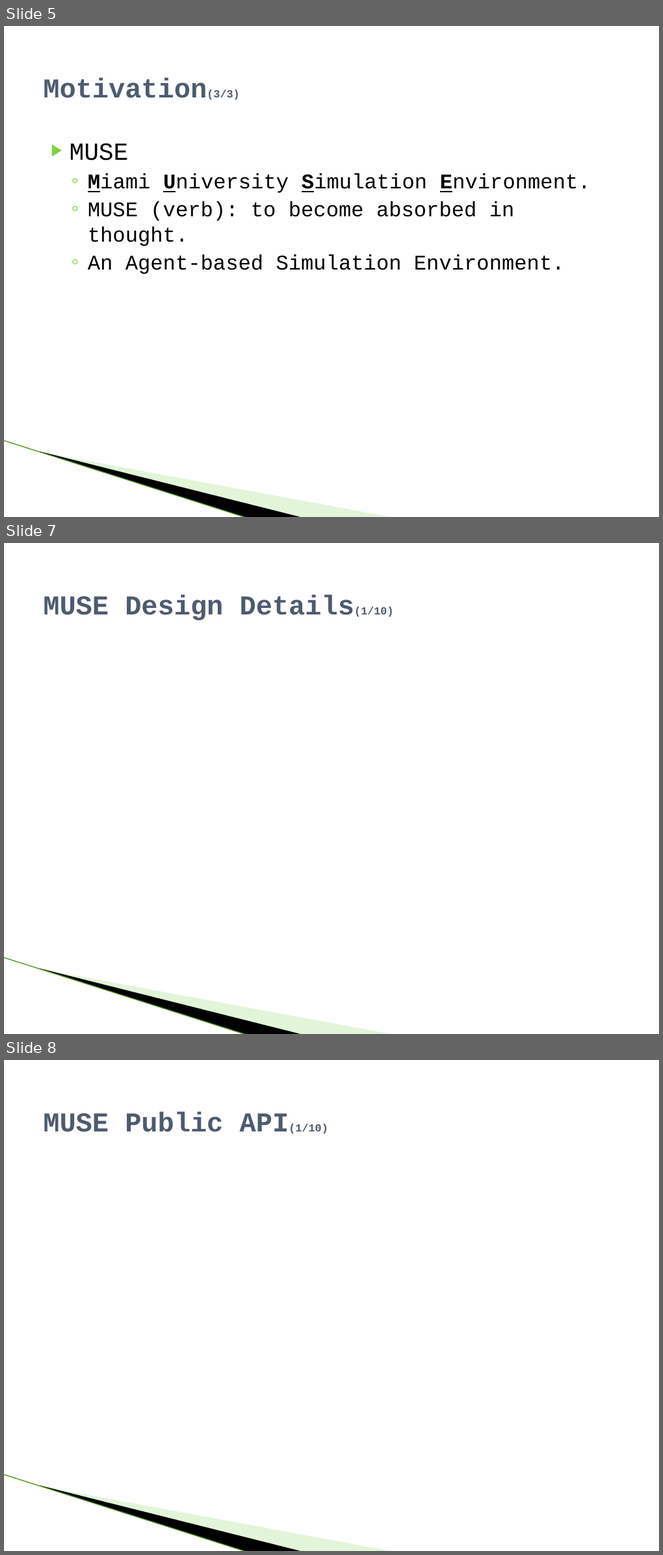
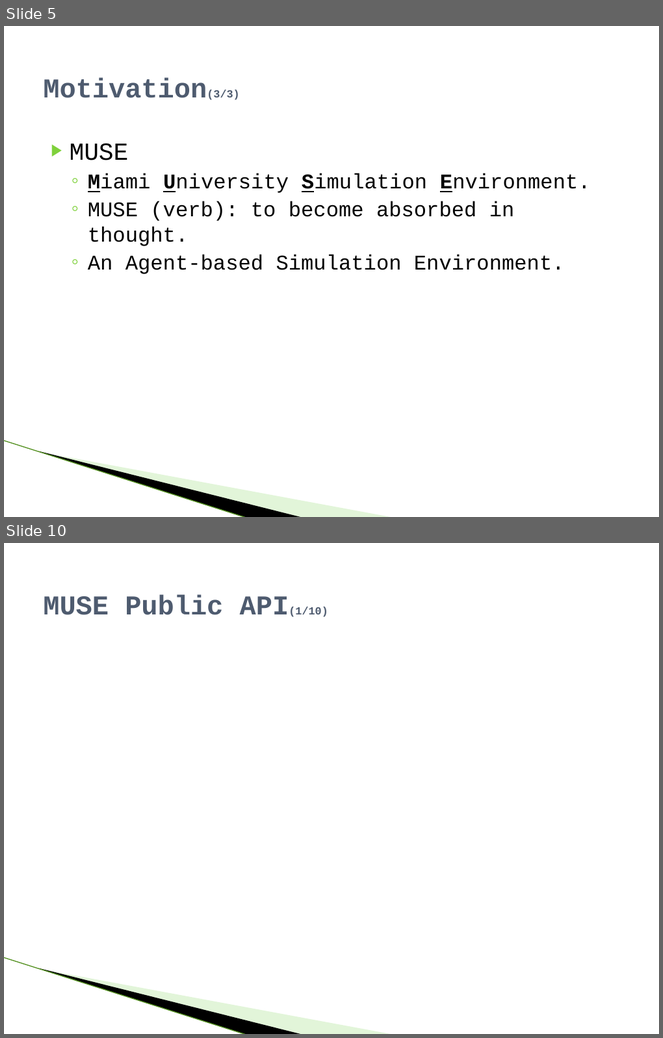
Before and after one commit to raodj/muse, a slide deck: Thesis/MUSE_Defense_presentation.pptx. Shown one above the other, each under a label of ours: slides 5, 7 and 8 before the commit, slides 5 and 10 after it; the slides between them are not shown. The pictures are 663x1555 and 663x1038 pixels, drawn with LibreOffice and Linux fonts; fonts in the diff are those of the drawing; background and template pictures are left out. Boxes give left, top, right and bottom in pixels: in the first picture for what was removed or moved away, otherwise in the second. Text is boxed around its words. In the diff, an @@ line names an element or a change of style, - is before the commit and + after.

```diff
--- a/Thesis/MUSE_Defense_presentation.pptx
+++ b/Thesis/MUSE_Defense_presentation.pptx
@@ slide 7 removed at bbox=[4, 543, 659, 1034], background #FFFFFF; not listed: 3 template elements that a slide beside it also shows @@
@@ title removed at bbox=[43, 594, 393, 620] @@
-MUSE Design Details(1/10)
@@ what was slide 8 is now slide 10 @@
```
Also in this commit, not shown: 3 slides changed, 4 slides added, 1 other slide removed.
